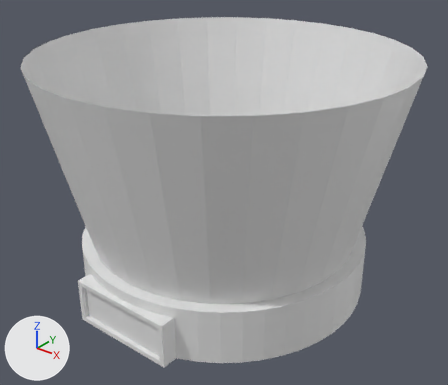
Before and after pictures for a commit that changed the glTF model src/assets/models/lab.glb.
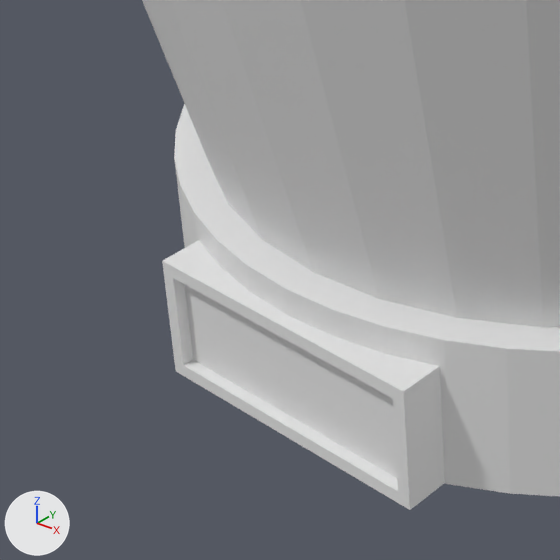
Old and new are each drawn whole from a camera (50 mm lens) standing at (2.59, -3.24, 2.3) and looking at (0.04, -0.05, 0.33) and again close up on the part from 5% to 48% of the width and 49% to 100% of the height. Lighting does not change. The marker at lower left points along +X, +Y and +Z. The older version's two pictures come first. Vertices at exactly the same position are counted once.

In view in the first close-up: 'base', 'shine'.
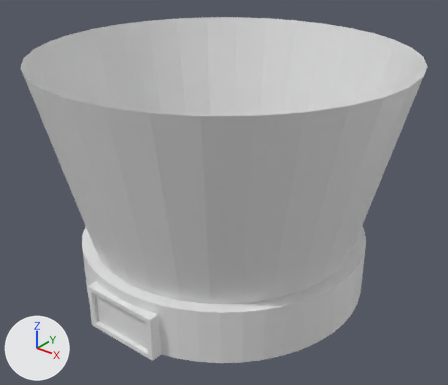
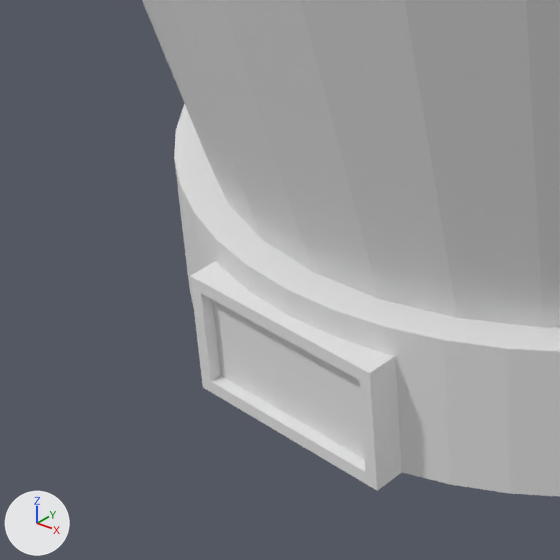
The edits, one by one:
me_circle has 112 vertices, 166 faces and spans x -1.06..1.06, y -1.1..1.06, z -0.4..0.0.
me_circle is used by ob_base; location (0.0, 0.0, 0.0).
me_circle part 1: the loose piece of 16 vertices spanning x -0.39..0.39, y -1.1..-0.87, z -0.4..-0.07 is scaled about its middle by (0.735, 1, 1).

What differs and where, as boxes (x1, y1, x2, y2) in the close-ups (560 x 560 px; the box of a moved part takes in the faces that stretch with it):
'base', reshaped: before (162, 104, 560, 510); after (174, 104, 560, 496)
part 1 of me_circle, moved or reshaped: before (162, 240, 445, 510); after (190, 261, 402, 491)
